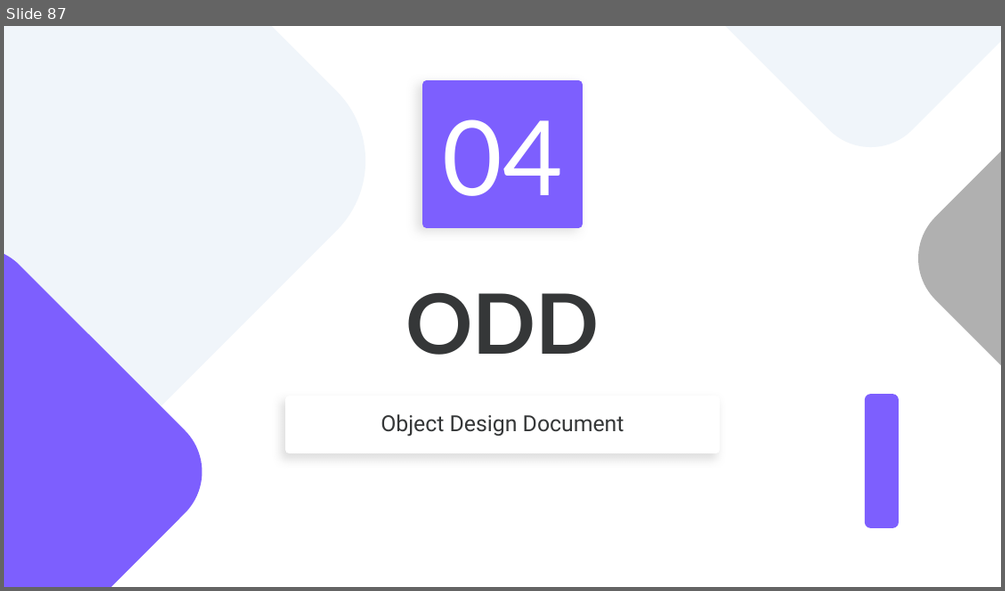
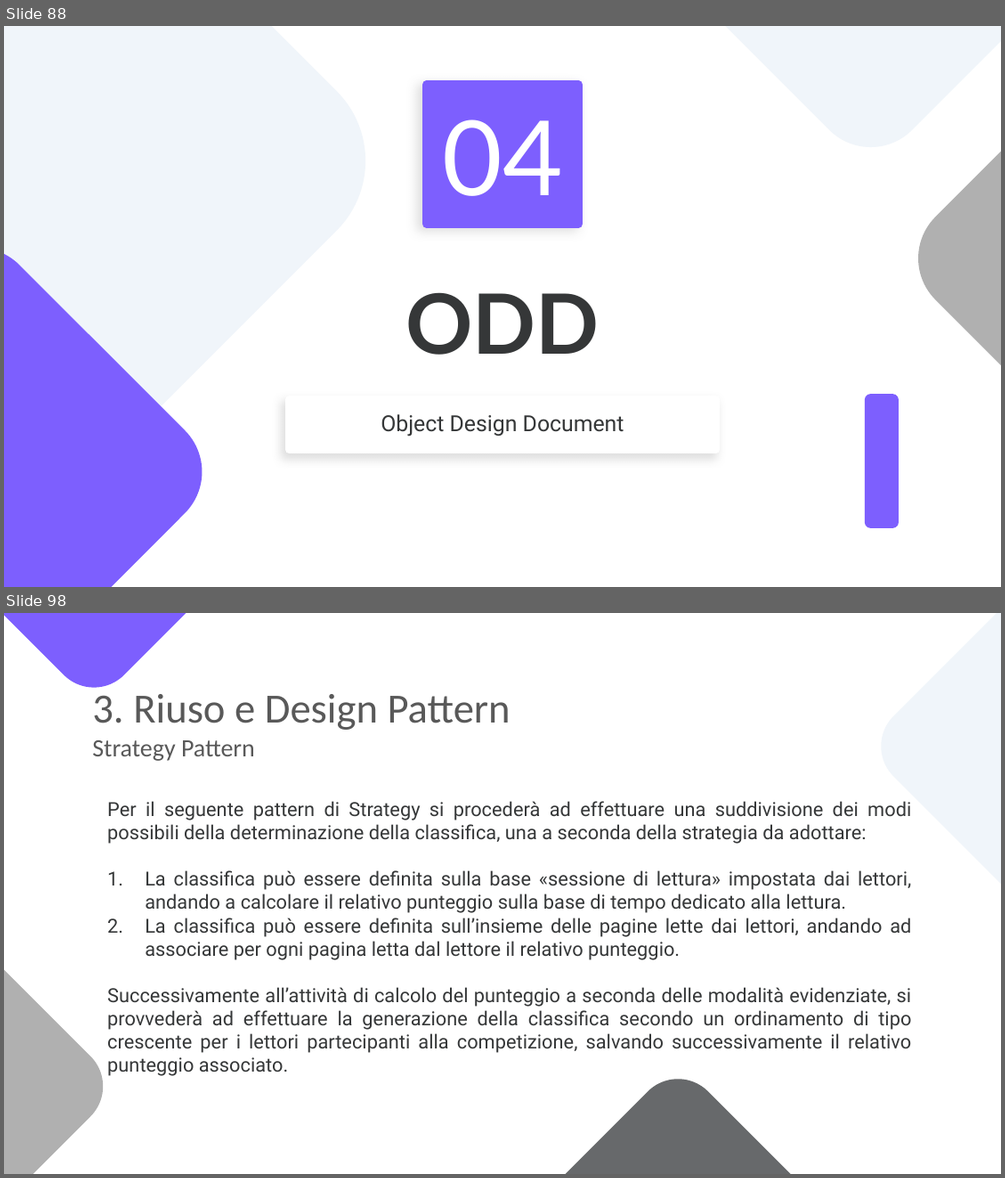
Before and after one commit to notjuary/Bookster_Classe03, a slide deck: DOC/Presentazione.pptx. Shown one above the other, each under a label of ours: slide 87 before the commit, slides 88 and 98 after it; the slides between them are not shown. The pictures are 1005x591 and 1005x1178 pixels, drawn with LibreOffice and Linux fonts; fonts in the diff are those of the drawing. Boxes give left, top, right and bottom in pixels: in the first picture for what was removed or moved away, otherwise in the second. Text is boxed around its words. In the diff, an @@ line names an element or a change of style, - is before the commit and + after.

Commit message:
Presentazione

```diff
--- a/DOC/Presentazione.pptx
+++ b/DOC/Presentazione.pptx
@@ slide 98 added at (x1=4, y1=613, x2=1001, y2=1174), background #FFFFFF @@
@@ group added at (x1=4, y1=613, x2=1001, y2=1174): 4 rounded rectangles @@
@@ title added at (x1=92, y1=694, x2=510, y2=761), 30 pt, text #595959 @@
+3. Riuso e Design Pattern
+Strategy Pattern
@@ subtitle added at (x1=107, y1=801, x2=912, y2=1076), 14 pt, text #353738 @@
+Per il seguente pattern di Strategy si procederà ad effettuare una suddivisione dei modi possibili della determinazione della classifica, una a seconda della strategia da adottare:
+1. La classifica può essere definita sulla base «sessione di lettura» impostata dai lettori, andando a calcolare il relativo punteggio sulla base di tempo dedicato alla lettura.
+2. La classifica può essere definita sull’insieme delle pagine lette dai lettori, andando ad associare per ogni pagina letta dal lettore il relativo punteggio.
+Successivamente all’attività di calcolo del punteggio a seconda delle modalità evidenziate, si provvederà ad effettuare la generazione della classifica secondo un ordinamento di tipo crescente per i lettori partecipanti alla competizione, salvando successivamente il relativo punteggio associato.
@@ what was slide 87 is now slide 88 @@
```
Also in this commit, not shown: 1 slide changed, 28 other slides added.
